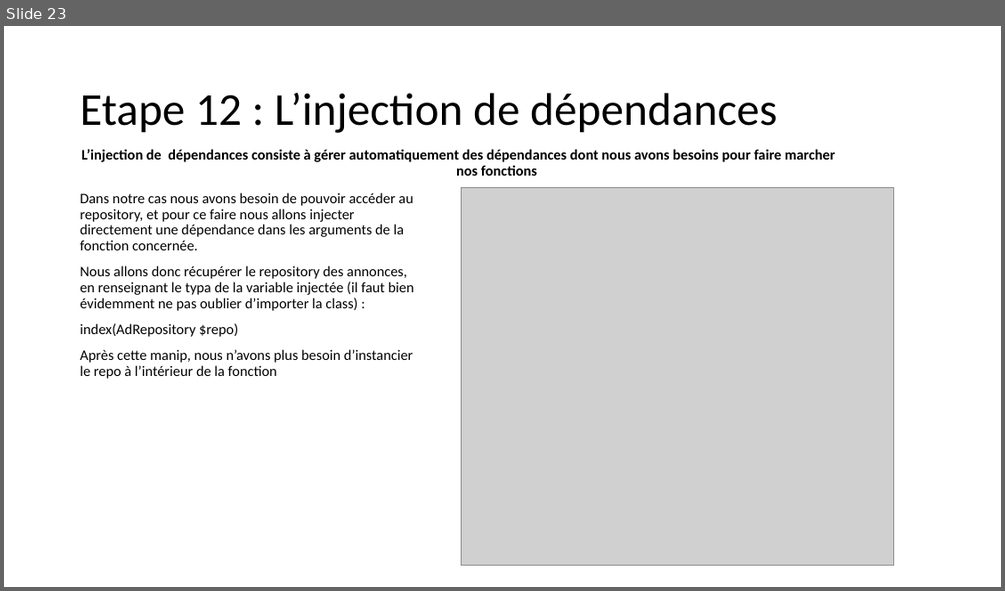
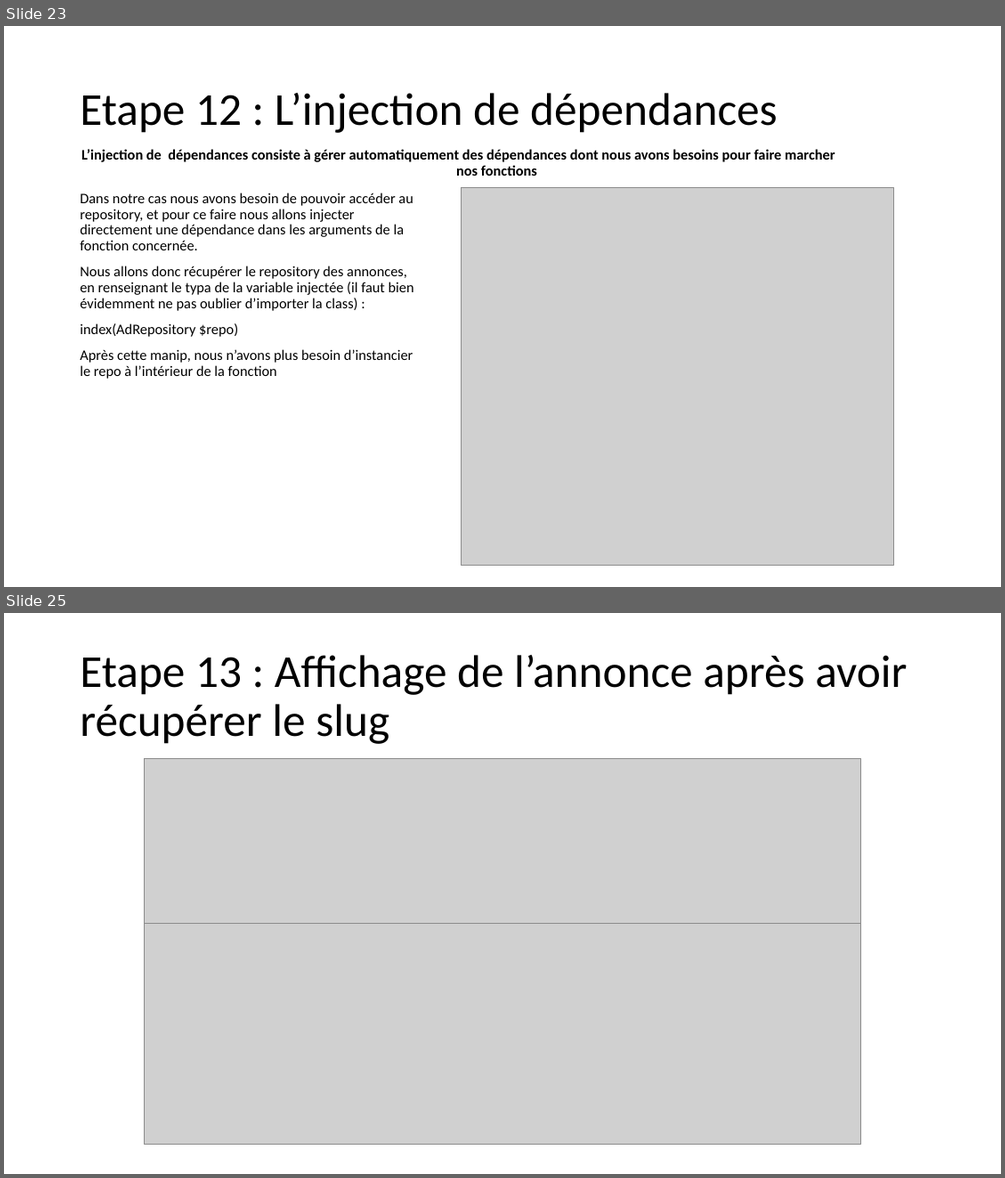
Before and after one commit to SAMTHP/TP_AFPAA, a slide deck: Apprendre symfony.pptx. Shown one above the other, each under a label of ours: slide 23 before the commit, slides 23 and 25 after it; the slides between them are not shown. The pictures are 1005x591 and 1005x1178 pixels, drawn with LibreOffice and Linux fonts; fonts in the diff are those of the drawing; grey boxes stand for pictures. Boxes give left, top, right and bottom in pixels: in the first picture for what was removed or moved away, otherwise in the second. Text is boxed around its words. In the diff, an @@ line names an element or a change of style, - is before the commit and + after.

```diff
--- a/Apprendre symfony.pptx
+++ b/Apprendre symfony.pptx
@@ slide 25 added at (4, 613, 1001, 1174), background #FFFFFF @@
@@ title added at (80, 655, 906, 744), 44 pt, text #000000 @@
+Etape 13 : Affichage de l’annonce après avoir récupérer le slug
@@ picture added at (145, 759, 861, 924) @@
@@ picture added at (145, 924, 861, 1144) @@
```
Also in this commit, not shown: 1 slide changed, 6 other slides added, 1 other file.
